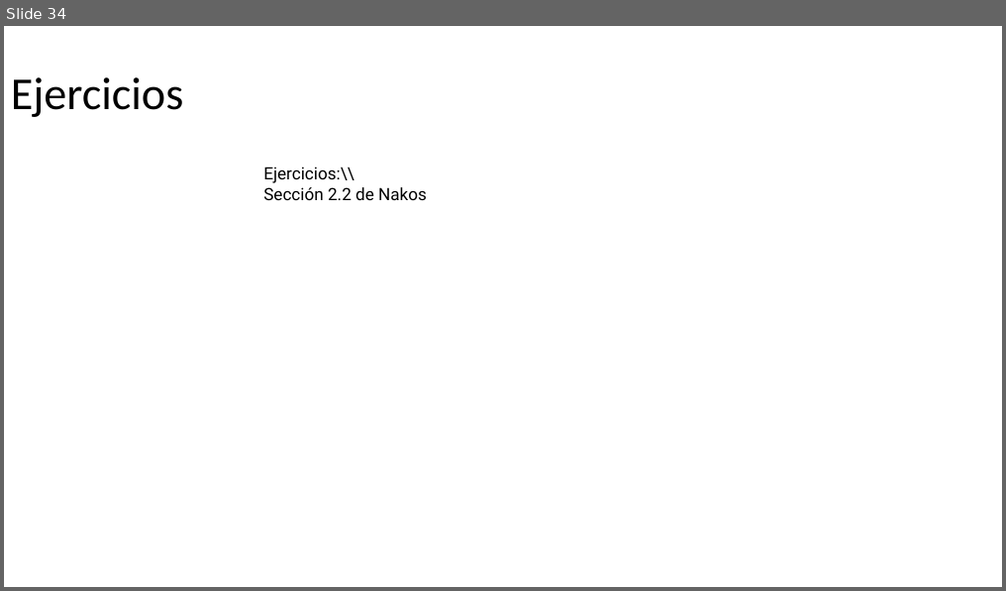
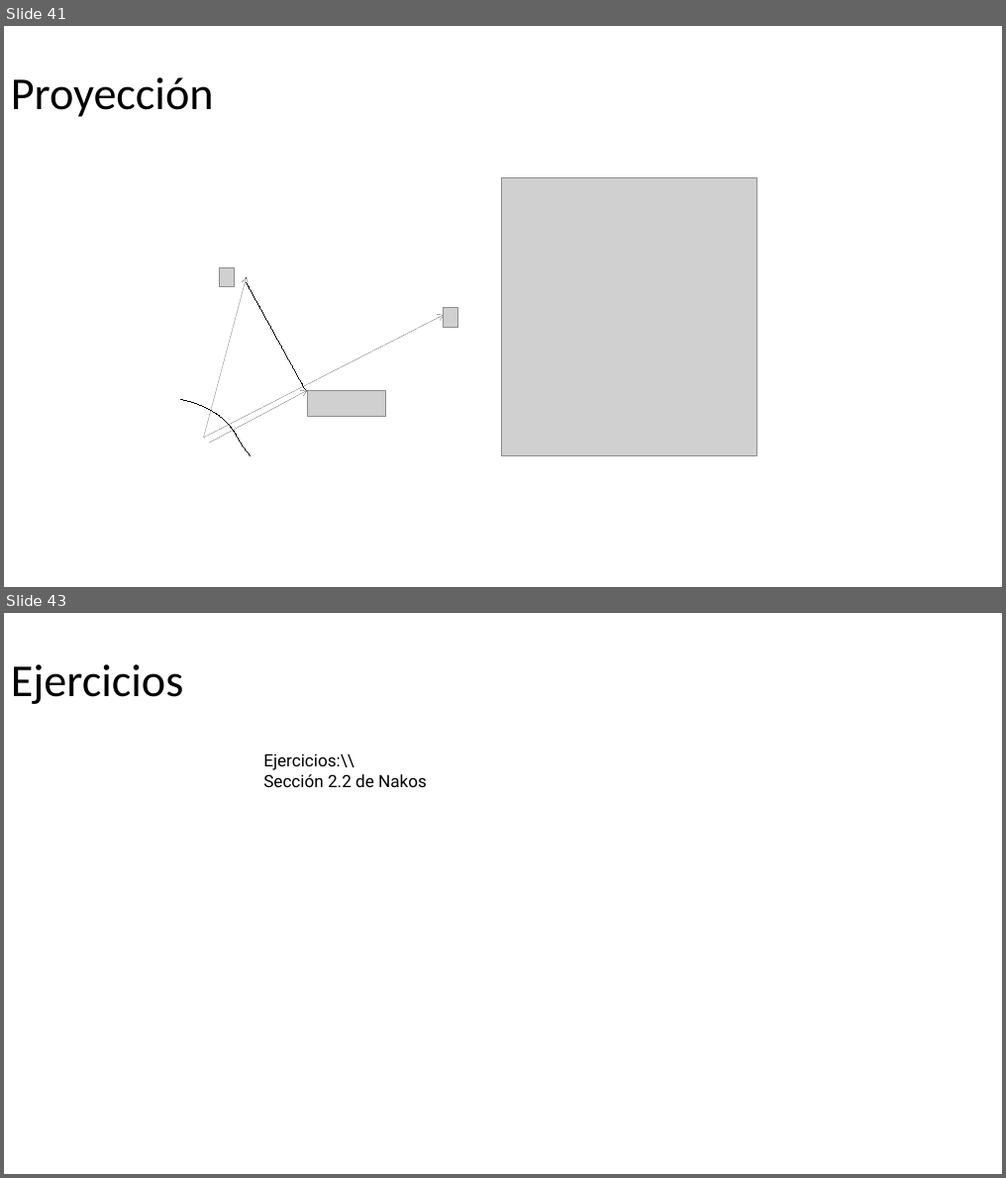
Before and after one commit to GerardoMunoz/PresentacionesAlgebraLineal, a slide deck: Prod_punto_coseno.pptx. Shown one above the other, each under a label of ours: slide 34 before the commit, slides 41 and 43 after it; the slides between them are not shown. The pictures are 1006x591 and 1006x1178 pixels, drawn with LibreOffice and Linux fonts; fonts in the diff are those of the drawing; grey boxes stand for pictures; background and template pictures are left out. Boxes give left, top, right and bottom in pixels: in the first picture for what was removed or moved away, otherwise in the second. Text is boxed around its words. In the diff, an @@ line names an element or a change of style, - is before the commit and + after.

```diff
--- a/Prod_punto_coseno.pptx
+++ b/Prod_punto_coseno.pptx
@@ slide 41 added at [4, 26, 1002, 587], background #FFFFFF @@
@@ title added at [11, 77, 214, 117], 48.5 pt, text #000000 @@
+Proyección
@@ picture added at [501, 178, 756, 457] @@
@@ arrow added from (204, 438) to (247, 277), #000000 0 pt @@
@@ picture added at [219, 268, 234, 286] @@
@@ line added from (247, 282) to (305, 389), #000000 0 pt @@
@@ arrow added from (204, 438) to (444, 314), #000000 0 pt @@
@@ picture added at [444, 308, 458, 327] @@
@@ freeform shape added at [180, 399, 250, 456], outline #000000 0 pt @@
@@ arrow added from (209, 443) to (307, 390), #000000 0 pt @@
@@ picture added at [307, 390, 385, 416] @@
@@ what was slide 34 is now slide 43 @@
```
Also in this commit, not shown: 3 slides changed, 27 other slides added, 6 slides removed.
